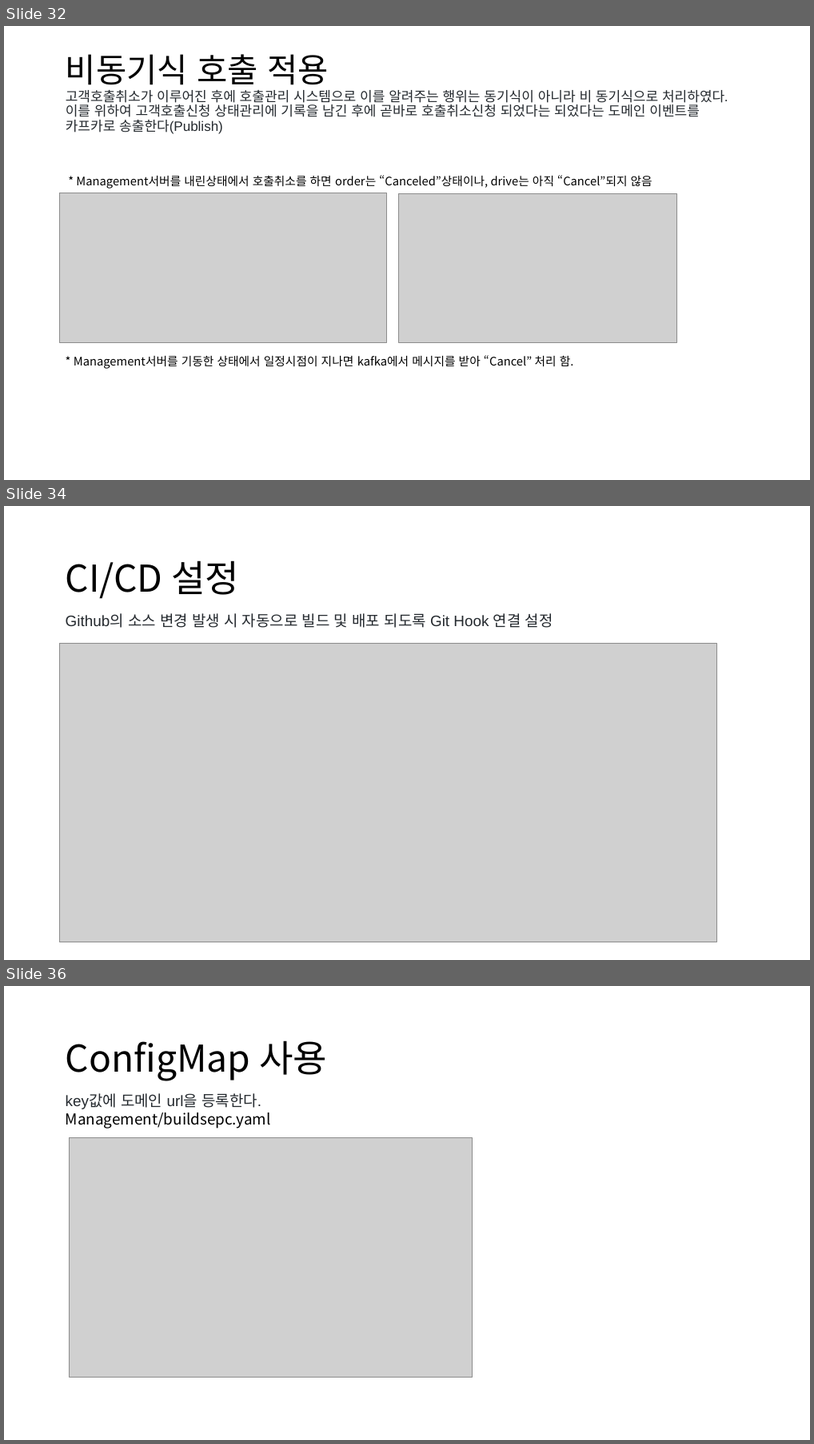
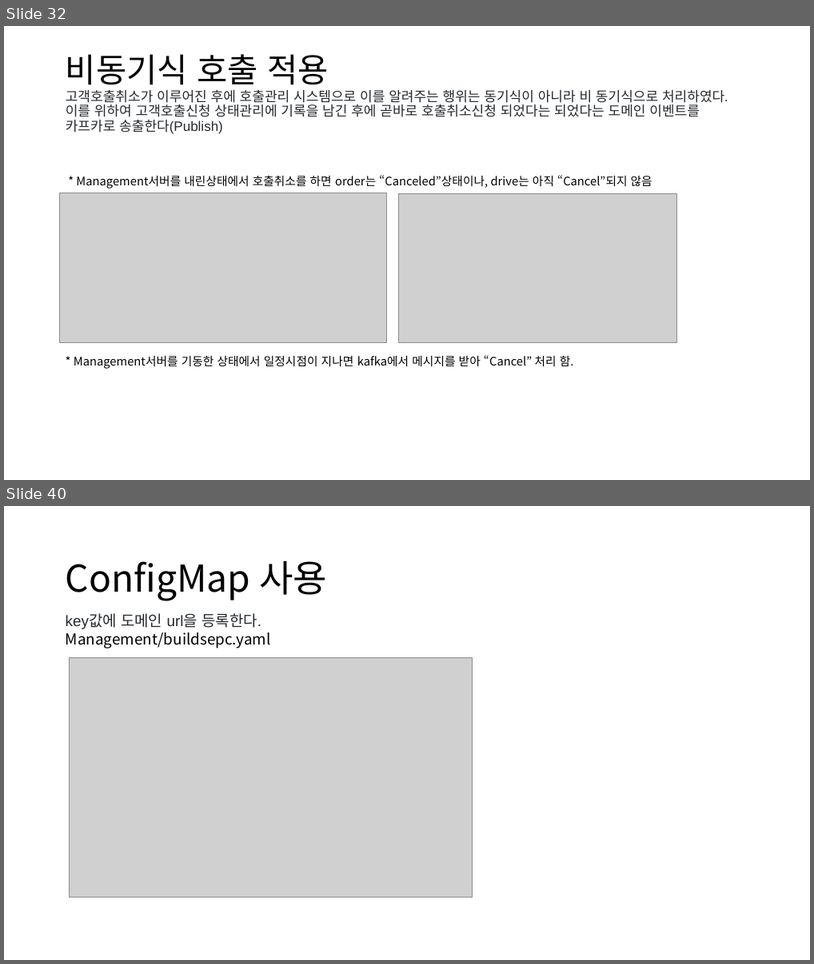
Before and after one commit to eoboon/DCNA-AWS, a slide deck: hTaxi_v0.2.pptx. Shown one above the other, each under a label of ours: slides 32, 34 and 36 before the commit, slides 32 and 40 after it; the slides between them are not shown. The pictures are 814x1444 and 814x964 pixels, drawn with LibreOffice and Linux fonts; fonts in the diff are those of the drawing; grey boxes stand for pictures. Boxes give left, top, right and bottom in pixels: in the first picture for what was removed or moved away, otherwise in the second. Text is boxed around its words. In the diff, an @@ line names an element or a change of style, - is before the commit and + after.

```diff
--- a/hTaxi_v0.2.pptx
+++ b/hTaxi_v0.2.pptx
@@ slide 34 removed at bbox=[4, 506, 810, 960], background #FFFFFF @@
@@ title removed at bbox=[66, 560, 239, 599] @@
-CI/CD 설정
@@ text removed at bbox=[66, 613, 554, 628] @@
-Github의 소스 변경 발생 시 자동으로 빌드 및 배포 되도록 Git Hook 연결 설정
@@ picture removed at bbox=[60, 643, 718, 941] @@
@@ what was slide 36 is now slide 40 @@
```
Also in this commit, not shown: 8 slides changed, 2 slides added, 3 other slides removed, 3 other files.
